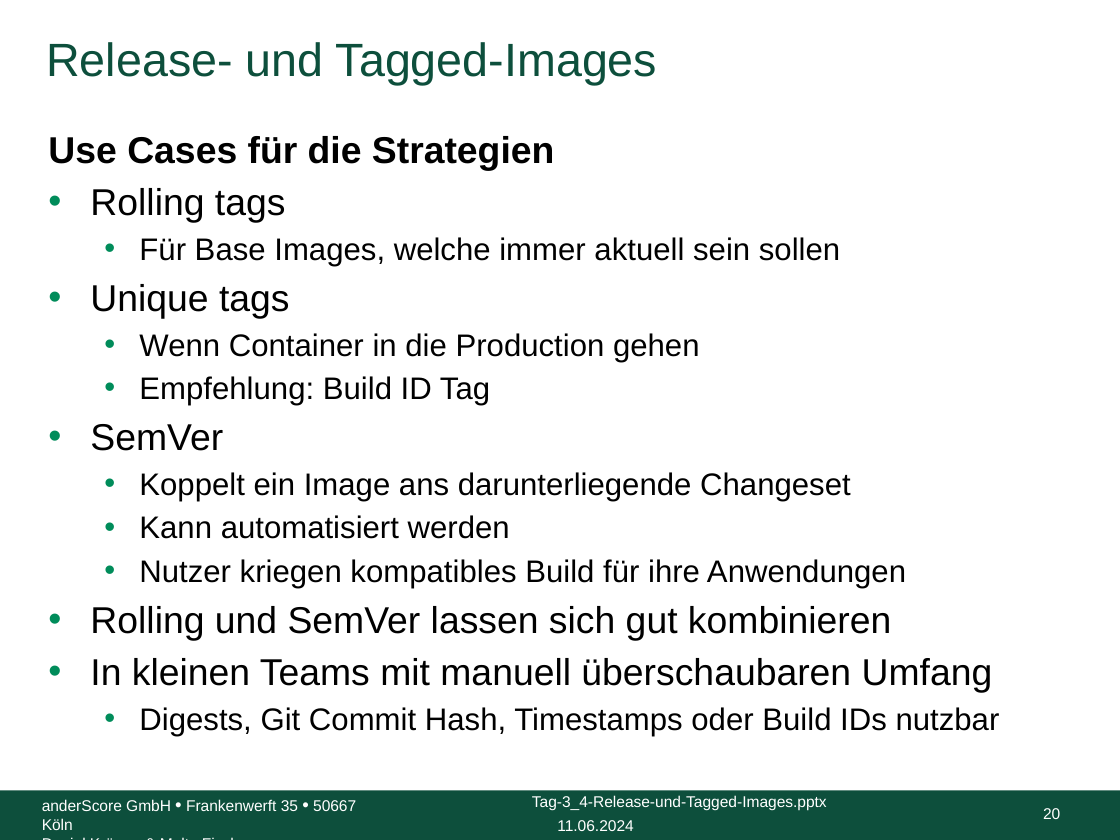
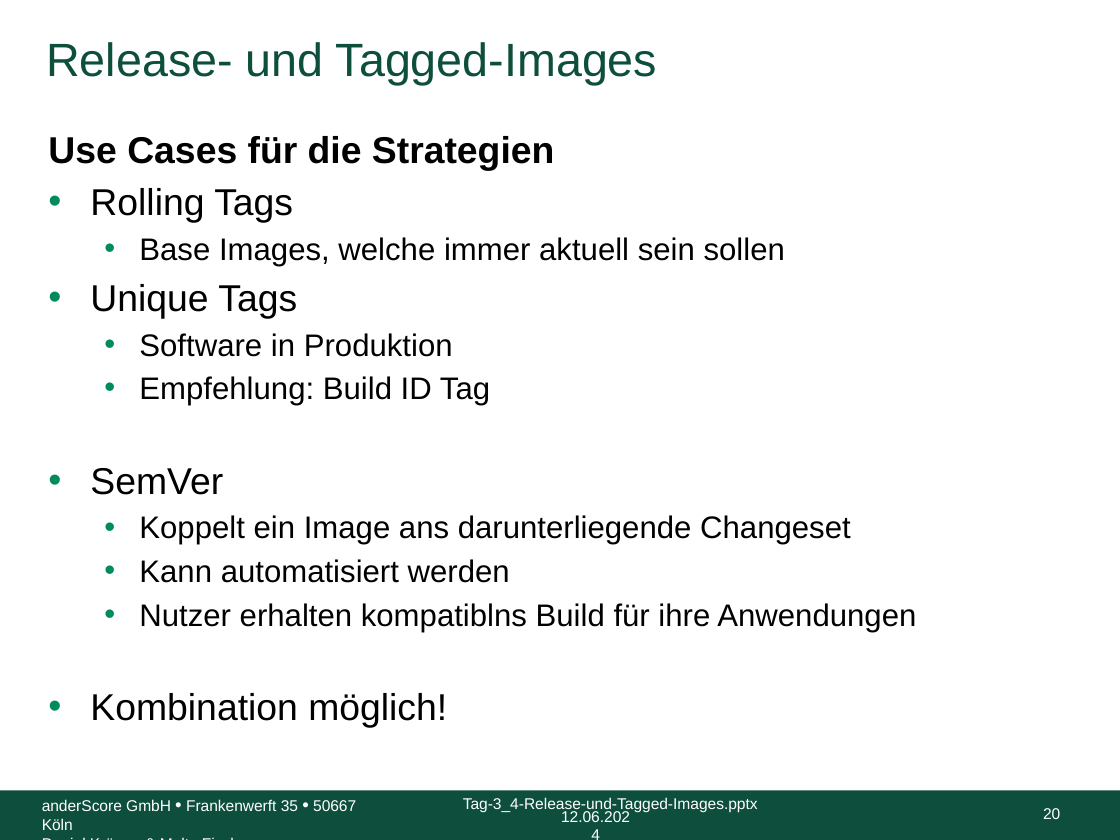
Before and after one commit to anderscore-gmbh/gitlab, a slide deck: slide 20 of slides/Tag-3_4-Release-und-Tagged-Images.pptx. Drawn at 1120x840 pixels with LibreOffice and Linux fonts; fonts in the diff are those of the drawing; background and template pictures are left out. Boxes give left, top, right and bottom in pixels: in the first picture for what was removed or moved away, otherwise in the second. Text is boxed around its words. In the diff, an @@ line names an element or a change of style, - is before the commit and + after.

```diff
--- a/slides/Tag-3_4-Release-und-Tagged-Images.pptx
+++ b/slides/Tag-3_4-Release-und-Tagged-Images.pptx
@@ text at box(90, 188, 785, 357): text changed @@
-• Rolling tags
-  • Für Base Images, welche immer aktuell sein sollen
-• Unique tags
-  • Wenn Container in die Production gehen
+• Rolling Tags
+  • Base Images, welche immer aktuell sein sollen
+• Unique Tags
+  • Software in Produktion
@@ text at box(90, 603, 916, 728): text changed @@
-  • Nutzer kriegen kompatibles Build für ihre Anwendungen
-• Rolling und SemVer lassen sich gut kombinieren
-• In kleinen Teams mit manuell überschaubaren Umfang
-  • Digests, Git Commit Hash, Timestamps oder Build IDs nutzbar
+  • Nutzer erhalten kompatiblns Build für ihre Anwendungen
+• Kombination möglich!
@@ text "Tag-3_4-Release-und-Tagged-Images.pptx": place and size @@
-text "Tag-3_4-Release-und-Tagged-Images.pptx" at box(532, 795, 827, 811)
+text "Tag-3_4-Release-und-Tagged-Images.pptx" at box(463, 797, 758, 813)
@@ text at box(561, 811, 630, 822): text changed @@
-11.06.2024
+12.06.2024
```
Also in this commit, not shown: 33 other slides changed, 3 slides added.
